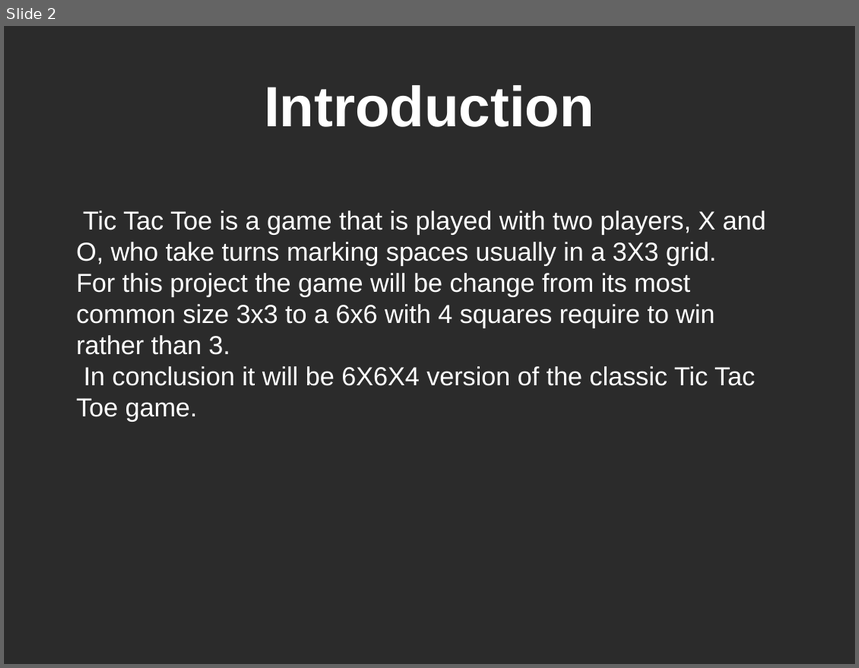
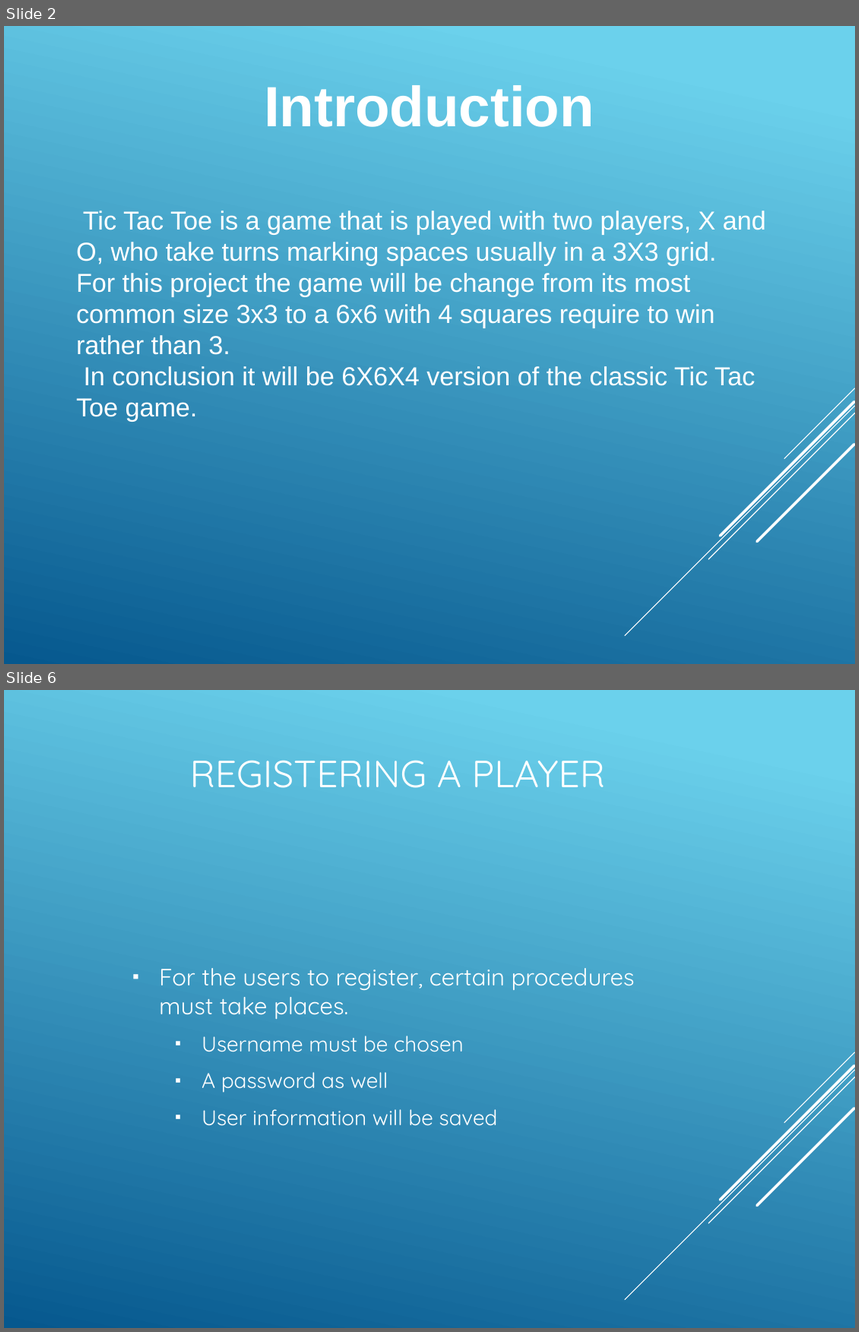
Before and after one commit to Amatarasu/A-Team, a slide deck: Power Point Presentation-bk.pptx. Shown one above the other, each under a label of ours: slide 2 before the commit, slides 2 and 6 after it; the slides between them are not shown. The pictures are 859x668 and 859x1332 pixels, drawn with LibreOffice and Linux fonts; fonts in the diff are those of the drawing; background and template pictures are left out; a plain dark background stands for a picture behind light text. Boxes give left, top, right and bottom in pixels: in the first picture for what was removed or moved away, otherwise in the second. Text is boxed around its words. In the diff, an @@ line names an element or a change of style, - is before the commit and + after.

Commit message:
changed the use case, updated documenation, updated power point, still working on other stuff as well

```diff
--- a/Power Point Presentation-bk.pptx
+++ b/Power Point Presentation-bk.pptx
@@ slide 6 added at (4, 690, 855, 1328), background gradient #6ED2EB to #06588E; not listed: 5 template elements that a slide beside it also shows @@
@@ title added at (190, 760, 606, 788), 32 pt, text #FFFFFF @@
+REGISTERING A PLAYER
@@ text added at (159, 968, 635, 1126), 18 pt, text #FFFFFF @@
+▪ For the users to register, certain procedures must take places.
+  ▪ Username must be chosen
+  ▪ A password as well
+  ▪ User information will be saved
@@ slide 2 changed as well @@
@@ background picture (left out) to gradient #6ED2EB to #06588E @@
@@ group added at (626, 389, 855, 636): 5 lines @@
```
Also in this commit, not shown: 2 other slides changed, 9 other slides added, 6 slides removed, 5 other files.
